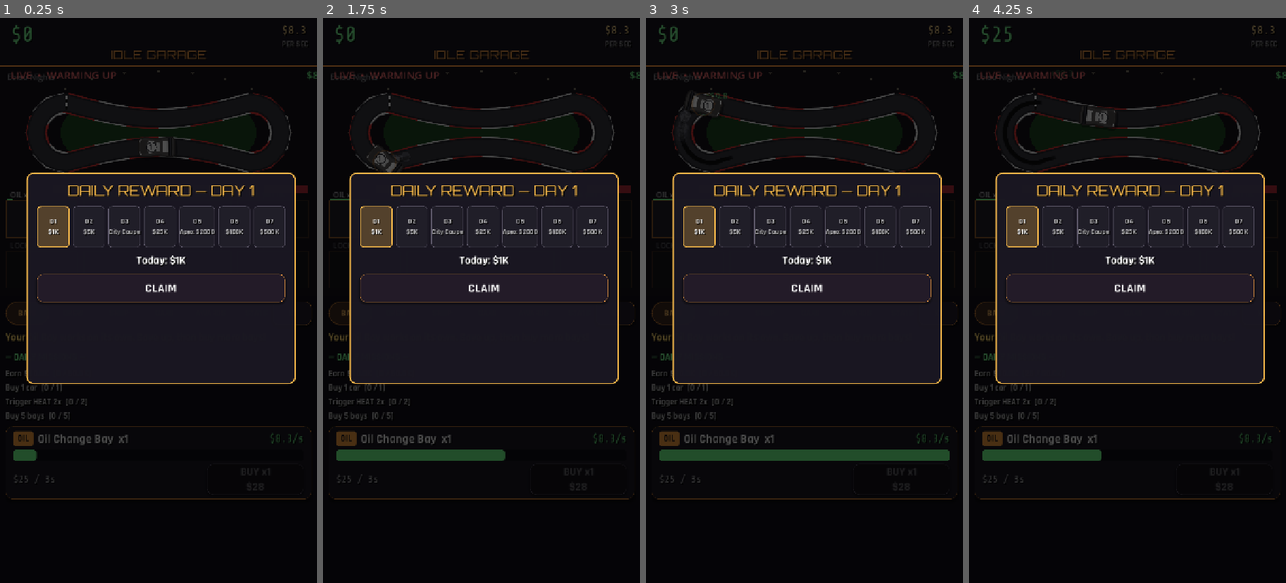
Above: before the commit, frames 1-4 (left to right).
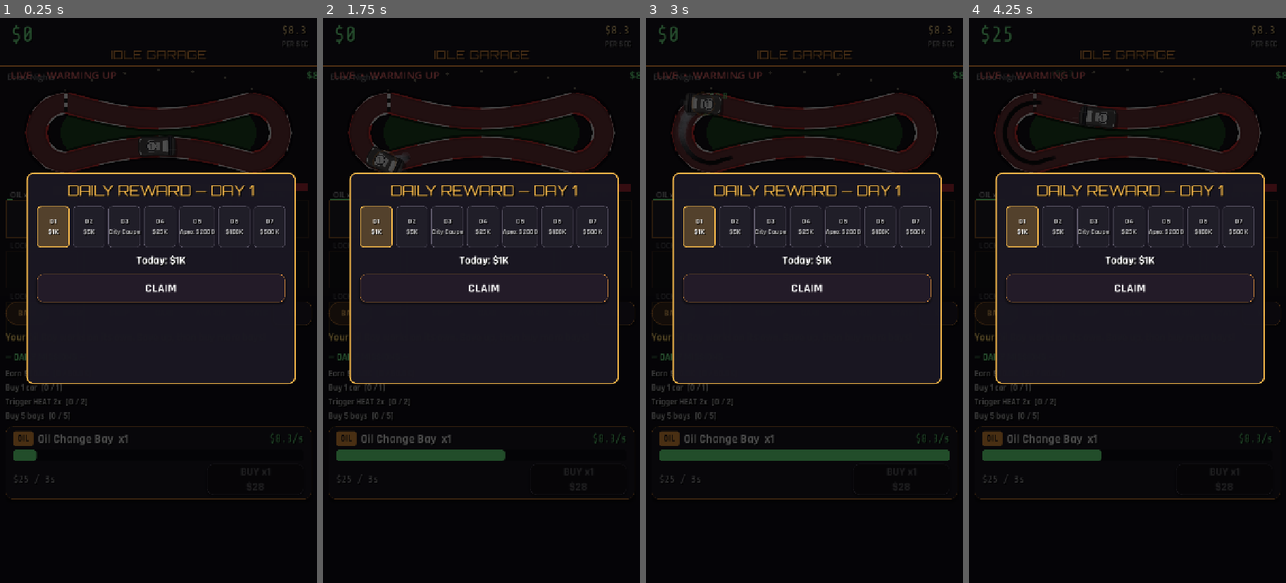
Above: after the commit, the same moments.

Repository: Thefreatbandz/idle-garage
Game: Godot game, scene res://scenes/main.tscn
Same seed, same stepped clock (60 frames per second), same inputs: the game is played once before the commit and once after it.
Inputs:
- Up to frame 1 (0.25 s): no input
- Up to frame 2 (1.75 s): click "BAYS" at 0.5 s; click "CREW" at 1.25 s
- Up to frame 3 (3 s): click "SHOP" at 2 s; click "CARS" at 2.75 s
- Up to frame 4 (4.25 s): click "AWARDS" at 3.5 s

The runs differ from the first frame. In frame 1, 0.6% of the frame differs, in the area x 3-98%, y 9-50%; in frame 2, 0.7%; in frame 3, 0.6%; in frame 4, 0.6%.

Commit message:
v12: scroll freeze fix, better track visuals, drift trails, save reset

Diff:
--- a/scripts/main.gd
+++ b/scripts/main.gd
@@ -498,8 +498,11 @@
 	check_achievements()
 	_save()
 
+const SAVE_VERSION := 12  # bump to wipe saves (fresh start on major versions)
+
 func _save() -> void:
 	var d := {
+		"v": SAVE_VERSION,
 		"cash": cash, "lifetime": lifetime, "total": total_earned,
 		"owned": owned, "mechanics": mechanics, "upgrades": upgrades_bought,
 		"stars": stars, "prestige_count": prestige_count, "empire_points": empire_points, "empire_count": empire_count, "heat_triggers": heat_triggers,
@@ -523,6 +526,11 @@
 	if not f:
 		return
 	var d: Dictionary = f.get_var()
+	# version check — old saves wiped on major versions (fresh start)
+	if int(d.get("v", 0)) < SAVE_VERSION:
+		f.close()
+		DirAccess.remove_absolute(SAVE_PATH)
+		return
 	f.close()
 	cash = float(d.get("cash", 0.0))
 	lifetime = float(d.get("lifetime", 0.0))
--- a/scripts/race_preview.gd
+++ b/scripts/race_preview.gd
@@ -18,11 +18,12 @@
 var _cars := []  # per generator: {mode, track_t, speed, color, bay_t, service_t, pos}
 var _smokes := []
 var _skids := []  # persistent skid marks: {pos, angle, life}
+var _trails := []  # drift trails: {pos, life, max, col}
 var _coins := []  # {pos, life}
 var _floats := []  # {pos, life, max, text}
 var _time := 0.0
 
-const BAY_NAMES := ["OIL", "TIRE", "PAINT", "TUNE", "ENGINE", "DRIFT", "SHINE", "DYNO"]
+const BAY_NAMES := ["OIL", "TIRE", "PAINT", "TUNE", "ENGINE", "DRIFT", "SHINE", "DYNO", "AERO", "LAB"]
 
 # car modes
 const M_TRACK := 0
@@ -41,7 +42,7 @@
 			_car_tex.append(load(path))
 		else:
 			_car_tex.append(null)
-	for i in range(8):
+	for i in range(10):
 		_cars.append({
 			"mode": M_TRACK, "track_t": randf(),
 			"speed": 0.10 + randf() * 0.04,
@@ -95,7 +96,7 @@
 		var want_shape: int = _track_shape_idx()
 		if want_shape != _track_shape:
 			_build_track(want_shape)
-	for i in range(8):
+	for i in range(10):
 		var c: Dictionary = _cars[i]
 		var owned := int(game.owned[i]) if game else 0
 		if owned <= 0:
@@ -175,6 +176,9 @@
 	for sk in _skids:
 		sk["life"] = float(sk["life"]) - dt
 	_skids = _skids.filter(func(sk): return float(sk["life"]) > 0.0)
+	for tr in _trails:
+		tr["life"] = float(tr["life"]) - dt
+	_trails = _trails.filter(func(tr): return float(tr["life"]) > 0.0)
 	for cn in _coins:
 		cn["life"] = float(cn["life"]) - dt
 		cn["pos"] = (cn["pos"] as Vector2) + Vector2(randf_range(-20, 20), -40) * dt
@@ -195,6 +199,12 @@
 	if _skids.size() > 120:
 		_skids = _skids.slice(_skids.size() - 120)
 
+func _spawn_drift_trail(p: Vector2, col: Color) -> void:
+	# colored drift trail (neon-noir style)
+	_trails.append({"pos": p, "life": 1.2, "max": 1.2, "col": col})
+	if _trails.size() > 80:
+		_trails = _trails.slice(_trails.size() - 80)
+
 func _spawn_spark(p: Vector2) -> void:
 	_smokes.append({"pos": p + Vector2(randf_range(-14, 14), randf_range(-8, 8)), "life": 0.4, "max": 0.4, "size": randf_range(3, 5)})
 
@@ -210,7 +220,7 @@
 func _owned_count() -> int:
 	var n := 0
 	if game:
-		for i in range(8):
+		for i in range(10):
 			if int(game.owned[i]) > 0:
 				n += 1
 	return n
@@ -451,80 +461,82 @@
 
 func _draw_scenery(shape: int) -> void:
 	match shape:
-		0:  # Ebisu Nights — crowd dots + banners
+		0:  # Ebisu Nights — bouncing crowd + waving banners
 			for i in range(24):
 				var a := float(i) / 24 * TAU
-				var p := Vector2(_cx + 300 * cos(a), _cy + 140 * sin(a))
+				var bounce := sin(_time * 8.0 + float(i) * 0.8) * 3.0
+				var p := Vector2(_cx + 300 * cos(a), _cy + 140 * sin(a) + bounce)
 				draw_circle(p, 3.0, Color(0.9, 0.85, 0.7, 0.5))
-			# banners
+			# waving banners
 			for i in range(4):
 				var bx := 120.0 + i * 160.0
-				draw_rect(Rect2(bx, 268, 100, 18), Color(0.85, 0.2, 0.25, 0.8))
-		1:  # Meihan Wall — concrete barriers on long straight
-			for i in range(8):
+				var wave := sin(_time * 5.0 + float(i) * 1.2) * 4.0
+				draw_rect(Rect2(bx, 268 + wave, 100, 18), Color(0.85, 0.2, 0.25, 0.8))
+		1:  # Meihan Wall — concrete barriers (static, solid)
+			for i in range(10):
 				var x := 100.0 + i * 65.0
 				draw_rect(Rect2(x, 52, 55, 14), Color(0.55, 0.55, 0.58))
 				draw_rect(Rect2(x, 52, 55, 4), Color(0.9, 0.75, 0.2))
-		2:  # Nikko Tech — countryside trees
+		2:  # Nikko Tech — swaying trees
 			for i in range(16):
 				var tx := 40.0 + fposmod(i * 137.0, 640.0)
 				var ty := 30.0 + fposmod(i * 89.0, 240.0)
-				# skip if too close to track center
 				if Vector2(tx - _cx, ty - _cy).length() < 120.0:
 					continue
-				draw_circle(Vector2(tx, ty), 10.0, Color(0.15, 0.35, 0.18))
-				draw_circle(Vector2(tx - 3, ty - 3), 5.0, Color(0.20, 0.45, 0.22))
-		3:  # Long Beach — buildings + palms
+				var sway := sin(_time * 2.5 + float(i)) * 3.0
+				draw_circle(Vector2(tx + sway, ty), 10.0, Color(0.15, 0.35, 0.18))
+				draw_circle(Vector2(tx - 3 + sway, ty - 3), 5.0, Color(0.20, 0.45, 0.22))
+		3:  # Long Beach — buildings with twinkling windows + swaying palms
 			for i in range(5):
 				var bx := 60.0 + i * 130.0
 				draw_rect(Rect2(bx, 20, 80, 50), Color(0.22, 0.24, 0.30))
-				draw_rect(Rect2(bx + 10, 30, 60, 8), Color(0.95, 0.85, 0.4, 0.6))
+				var twinkle := 0.4 + 0.3 * sin(_time * 3.0 + float(i) * 2.0)
+				draw_rect(Rect2(bx + 10, 30, 60, 8), Color(0.95, 0.85, 0.4, twinkle))
 			for i in range(6):
 				var px := 80.0 + i * 110.0
-				draw_line(Vector2(px, 250), Vector2(px, 230), Color(0.4, 0.3, 0.2), 4.0)
-				draw_circle(Vector2(px, 225), 12.0, Color(0.18, 0.45, 0.20))
-		4:  # Irwindale — night stadium spotlights + grandstand
+				var sway := sin(_time * 2.0 + float(i) * 1.5) * 4.0
+				draw_line(Vector2(px, 250), Vector2(px + sway, 230), Color(0.4, 0.3, 0.2), 4.0)
+				draw_circle(Vector2(px + sway, 225), 12.0, Color(0.18, 0.45, 0.20))
+		4:  # Irwindale — sweeping spotlights + bouncing crowd
 			for i in range(4):
 				var sx := 100.0 + i * 170.0
-				# spotlight cone
+				var sweep := sin(_time * 1.5 + float(i) * 1.8) * 50.0
 				var cone := PackedVector2Array([
-					Vector2(sx, 10), Vector2(sx - 40, 120), Vector2(sx + 40, 120)
+					Vector2(sx, 10), Vector2(sx - 40 + sweep, 120), Vector2(sx + 40 + sweep, 120)
 				])
 				draw_colored_polygon(cone, Color(1, 1, 0.9, 0.08))
 				draw_circle(Vector2(sx, 10), 6.0, Color(1, 1, 0.9, 0.9))
-			# grandstand
 			draw_rect(Rect2(80, 270, 560, 24), Color(0.18, 0.18, 0.22))
 			for i in range(28):
 				var gx := 90.0 + i * 20.0
-				draw_circle(Vector2(gx, 282), 3.0, Color(0.9, 0.85, 0.7, 0.6))
-		5:  # Fuji — Mt. Fuji silhouette + speed vibe
-			# mountain
+				var bounce := sin(_time * 7.0 + float(i) * 0.9) * 2.5
+				draw_circle(Vector2(gx, 282 + bounce), 3.0, Color(0.9, 0.85, 0.7, 0.6))
+		5:  # Fuji — Mt. Fuji + animated speed lines
 			var mtn := PackedVector2Array([
 				Vector2(480, 60), Vector2(580, 10), Vector2(680, 60)
 			])
 			draw_colored_polygon(mtn, Color(0.25, 0.28, 0.35))
 			draw_circle(Vector2(580, 18), 12.0, Color(0.9, 0.9, 0.95, 0.8))
-			# speed lines on straight
 			for i in range(6):
-				var lx := 120.0 + i * 90.0
+				var lx := 120.0 + i * 90.0 + fposmod(_time * 120.0, 90.0)
 				draw_line(Vector2(lx, 40), Vector2(lx + 40, 40), Color(1, 1, 1, 0.15), 2.0)
-		6:  # Suzuka East — flowing hills + Ferris wheel hint
+		6:  # Suzuka East — swaying hills + spinning Ferris wheel
 			for i in range(10):
 				var hx := 60.0 + i * 65.0
 				var hy := 25.0 + 10.0 * sin(i * 1.3)
 				draw_circle(Vector2(hx, hy), 18.0, Color(0.16, 0.32, 0.18))
-			# Ferris wheel
+			var spin := _time * 0.8
 			draw_arc(Vector2(620, 60), 28.0, 0, TAU, 24, Color(0.9, 0.5, 0.6, 0.5), 3.0)
-			for i in range(8):
-				var a := float(i) / 8 * TAU
+			for i in range(10):
+				var a := float(i) / 8 * TAU + spin
 				draw_circle(Vector2(620, 60) + Vector2(cos(a), sin(a)) * 28.0, 4.0, Color(0.9, 0.5, 0.6, 0.6))
-		7:  # Monza — Italian flags + historic banking
+		7:  # Monza — waving Italian flags
 			for i in range(3):
 				var fx := 150.0 + i * 200.0
-				draw_rect(Rect2(fx, 15, 14, 30), Color(0.2, 0.6, 0.3))
-				draw_rect(Rect2(fx + 14, 15, 14, 30), Color(0.95, 0.95, 0.95))
-				draw_rect(Rect2(fx + 28, 15, 14, 30), Color(0.8, 0.2, 0.2))
-			# old banking hint
+				var wave := sin(_time * 6.0 + float(i) * 2.0) * 3.0
+				draw_rect(Rect2(fx, 15 + wave, 14, 30), Color(0.2, 0.6, 0.3))
+				draw_rect(Rect2(fx + 14, 15 + wave, 14, 30), Color(0.95, 0.95, 0.95))
+				draw_rect(Rect2(fx + 28, 15 + wave, 14, 30), Color(0.8, 0.2, 0.2))
 			draw_arc(Vector2(_cx, _cy), 150.0, 0, TAU, 48, Color(0.6, 0.55, 0.5, 0.25), 8.0)
 
 func _draw() -> void:
@@ -543,24 +555,31 @@
 	for i in range(n):
 		inner.append(pts[i] * 0.80 + Vector2(_cx * 0.20, _cy * 0.20))
 	draw_colored_polygon(inner, Color(0.12, 0.28, 0.14))
-	# track: curb, then asphalt with theme colors
+	# track: layered halo (outer glow for depth), curb, then asphalt
 	var step := maxi(1, n / 36)
+	var loop := pts + PackedVector2Array([pts[0]])
+	# outer halo — soft glow under everything
+	draw_polyline(loop, Color(0, 0, 0, 0.5), 58.0, true)
+	# curb with rounded alternating segments
 	for i in range(0, n, step * 2):
 		var seg := PackedVector2Array([pts[i], pts[(i + step) % n], pts[(i + step * 2) % n]])
 		var curb_col: Color = theme["curb_a"] if (i / (step * 2)) % 2 == 0 else theme["curb_b"]
-		draw_polyline(seg, curb_col, 46.0, true)
-	# close the loop for asphalt
-	var loop := pts + PackedVector2Array([pts[0]])
-	draw_polyline(loop, theme["asphalt"], 40.0, true)
-	draw_polyline(loop, theme["asphalt_hi"], 32.0, true)
+		draw_polyline(seg, curb_col, 48.0, true)
+	# asphalt
+	draw_polyline(loop, theme["asphalt"], 42.0, true)
+	draw_polyline(loop, theme["asphalt_hi"], 34.0, true)
+	# neon edge line (thin bright line on track edge)
+	var edge_col: Color = theme["curb_a"]
+	draw_polyline(loop, Color(edge_col.r, edge_col.g, edge_col.b, 0.35), 44.0, true)
 	# theme glow under track
 	if (theme["glow"] as Color).a > 0:
-		draw_polyline(pts, theme["glow"], 52.0, true)
-	# checkered start/finish line
+		draw_polyline(pts, theme["glow"], 54.0, true)
+	# checkered start/finish line (animated pulse)
 	var sf := _track_pos(0.0)
+	var sf_pulse := 0.85 + 0.15 * sin(_time * 4.0)
 	for k in range(4):
-		var ck := Color(1, 1, 1) if k % 2 == 0 else Color(0.1, 0.1, 0.1)
-		draw_rect(Rect2(sf + Vector2(-3, -16 + k * 8), Vector2(6, 8)), ck)
+		var ck := Color(1, 1, 1, sf_pulse) if k % 2 == 0 else Color(0.1, 0.1, 0.1, sf_pulse)
+		draw_rect(Rect2(sf + Vector2(-4, -20 + k * 10), Vector2(8, 10)), ck)
 	# theme label
 	draw_string(ThemeDB.fallback_font, Vector2(16, 30), theme["name"],
 		HORIZONTAL_ALIGNMENT_LEFT, -1, 18, Color(1, 1, 1, 0.5))
@@ -570,7 +589,7 @@
 		draw_rect(Rect2(0, 0, w, size.y), Color(1.0, 0.45, 0.10, pulse))
 	# bays
 	if game:
-		for i in range(8):
+		for i in range(10):
 			var bp := _bay_pos(i)
 			var owned := int(game.owned[i])
 			var g: Dictionary = Economy.GENERATORS[i]
@@ -600,6 +619,12 @@
 		var dir := Vector2(cos(float(sk["angle"])), sin(float(sk["angle"])))
 		var pp: Vector2 = sk["pos"]
 		draw_line(pp - dir * 14.0, pp + dir * 14.0, Color(0.05, 0.05, 0.06, sa * 0.55), 7.0, true)
+	# drift trails (neon glow, over skids)
+	for tr in _trails:
+		var ta: float = float(tr["life"]) / float(tr["max"])
+		var tc: Color = tr["col"]
+		var tp: Vector2 = tr["pos"]
+		draw_circle(tp, 10.0 * ta + 4.0, Color(tc.r, tc.g, tc.b, ta * 0.30))
 	# smoke/sparks
 	for s in _smokes:
 		var a: float = float(s["life"]) / float(s["max"])
@@ -615,13 +640,14 @@
 			HORIZONTAL_ALIGNMENT_CENTER, 120, 20, Color(0.45, 1.0, 0.55, fa))
 	# cars
 	if game:
-		for i in range(8):
+		for i in range(10):
 			if int(game.owned[i]) <= 0:
 				continue
 			var c: Dictionary = _cars[i]
 			var drifting := int(c["mode"]) == M_TRACK and _in_drift_zone(float(c["track_t"]))
 			if drifting:
 				_spawn_skid(c["pos"], float(c["angle"]))
+				_spawn_drift_trail(c["pos"], _car_color(i))
 			var mv := _car_move(i)
 			var extra_yaw := 0.0
 			if drifting:
@@ -654,28 +680,49 @@
 
 func _draw_car(p: Vector2, angle: float, drifting: bool, col: Color, livery: String, rarity: String, car_idx: int) -> void:
 	var yaw := angle
+	# suspension bounce (subtle)
+	var bounce := sin(_time * 18.0 + float(car_idx) * 1.7) * 1.5
+	var bp := p + Vector2(0, bounce)
+	# drift tilt — car slides sideways when drifting
+	var drift_angle := 0.0
+	if drifting:
+		drift_angle = sin(_time * 6.0 + float(car_idx)) * 0.25
+	yaw += drift_angle
 	# sprite (Kenney, faces up) — rotate so its nose follows travel dir
 	var tex: Texture2D = _car_tex[car_idx] if car_idx < _car_tex.size() else null
 	if tex != null:
 		# drop shadow for depth
-		draw_set_transform(p + Vector2(4, 6), yaw + PI * 0.5, Vector2(0.65, 0.65))
+		draw_set_transform(bp + Vector2(4, 6), yaw + PI * 0.5, Vector2(0.65, 0.65))
 		draw_texture(tex, -tex.get_size() * 0.5, Color(0, 0, 0, 0.35))
 		# car body (bigger so spoilers/details read)
-		draw_set_transform(p, yaw + PI * 0.5, Vector2(0.65, 0.65))
+		draw_set_transform(bp, yaw + PI * 0.5, Vector2(0.65, 0.65))
 		draw_texture(tex, -tex.get_size() * 0.5)
 		draw_set_transform(Vector2.ZERO, 0.0, Vector2.ONE)
 		# SPOILER overlay — dark wing at the rear (makes it pop)
 		var dir := Vector2(cos(yaw), sin(yaw))
 		var perp := Vector2(-dir.y, dir.x)
-		var rear := p - dir * 30.0
+		var rear := bp - dir * 30.0
 		draw_line(rear - perp * 20.0, rear + perp * 20.0, Color(0.08, 0.08, 0.10, 0.95), 8.0, true)
 		draw_line(rear - perp * 20.0, rear + perp * 20.0, Color(0.25, 0.25, 0.30, 0.9), 3.0, true)
 		# DECAL — racing number roundel on the hood
-		var hood := p + dir * 12.0
+		var hood := bp + dir * 12.0
 		draw_circle(hood, 11.0, Color(1, 1, 1, 0.92))
 		draw_arc(hood, 11.0, 0, TAU, 16, Color(0.15, 0.15, 0.18, 0.9), 2.0)
 		draw_string(ThemeDB.fallback_font, hood + Vector2(-7, 6), str((car_idx % 9) + 1),
 			HORIZONTAL_ALIGNMENT_LEFT, -1, 16, Color(0.12, 0.12, 0.15))
+		# EXHAUST — smoke puffs when drifting, flames on boost
+		var exhaust := bp - dir * 34.0
+		if drifting:
+			for i in range(3):
+				var off := Vector2(randf_range(-8, 8), randf_range(-8, 8))
+				var age := fposmod(_time * 2.0 + float(i) * 0.33 + float(car_idx), 1.0)
+				var sp := exhaust - dir * age * 24.0 + off * age
+				draw_circle(sp, 4.0 + age * 6.0, Color(0.7, 0.7, 0.72, 0.35 * (1.0 - age)))
+		# SPEED LINES — when moving fast
+		if not drifting:
+			for i in range(2):
+				var lp := bp - dir * (44.0 + float(i) * 14.0) + perp * (float(i) * 16.0 - 8.0)
+				draw_line(lp, lp + dir * 18.0, Color(1, 1, 1, 0.18), 2.0)
 	else:
 		# procedural fallback
 		var dir := Vector2(cos(yaw), sin(yaw))
@@ -683,15 +730,18 @@
 		var l := 26.0
 		var wd := 13.0
 		var body := PackedVector2Array([
-			p + dir * l - perp * wd, p + dir * l + perp * wd,
-			p - dir * l + perp * wd, p - dir * l - perp * wd,
+			bp + dir * l - perp * wd, bp + dir * l + perp * wd,
+			bp - dir * l + perp * wd, bp - dir * l - perp * wd,
 		])
 		draw_colored_polygon(body, col)
-	# rarity glow ring
+	# rarity glow ring (pulsing for mythic)
 	var rcol: Color = Economy.RARITY_COLORS.get(rarity, Color(1, 1, 1, 0.3))
-	if rarity == "legendary":
-		draw_arc(p, 34.0, 0, TAU, 20, Color(rcol.r, rcol.g, rcol.b, 0.6), 3.0)
+	if rarity == "mythic":
+		var pulse := 0.5 + 0.3 * sin(_time * 4.0)
+		draw_arc(bp, 36.0, 0, TAU, 24, Color(rcol.r, rcol.g, rcol.b, pulse), 3.0)
+	elif rarity == "legendary":
+		draw_arc(bp, 34.0, 0, TAU, 20, Color(rcol.r, rcol.g, rcol.b, 0.6), 3.0)
 	elif rarity == "exotic":
-		draw_arc(p, 32.0, 0, TAU, 20, Color(rcol.r, rcol.g, rcol.b, 0.4), 2.0)
+		draw_arc(bp, 32.0, 0, TAU, 20, Color(rcol.r, rcol.g, rcol.b, 0.4), 2.0)
 	if drifting:
-		draw_arc(p, 26.0, 0, TAU, 16, Color(1.0, 0.6, 0.2, 0.25), 3.0)
+		draw_arc(bp, 26.0, 0, TAU, 16, Color(1.0, 0.6, 0.2, 0.25), 3.0)
--- a/scripts/ui.gd
+++ b/scripts/ui.gd
@@ -329,49 +329,62 @@
 var _preview: Control
 var _hint_label: Label
 var _missions_vb: VBoxContainer
+var _power_btns := []  # cached (rebuilding every 0.5s froze scroll)
 
 func _refresh_powers() -> void:
 	if not _powers_vb or not game:
 		return
-	for c in _powers_vb.get_children():
-		c.queue_free()
-	for pi in range(Economy.POWERS.size()):
-		var p: Dictionary = Economy.POWERS[pi]
+	# build once, update states after (no rebuild = no scroll freeze)
+	if _power_btns.is_empty():
+		for pi in range(Economy.POWERS.size()):
+			var p: Dictionary = Economy.POWERS[pi]
+			var card := PanelContainer.new()
+			card.custom_minimum_size = Vector2(672, 96)
+			var sb := StyleBoxFlat.new()
+			sb.bg_color = Color(0.13, 0.11, 0.16, 0.97)
+			sb.border_color = Color(1.0, 0.6, 0.25, 0.55)
+			sb.set_border_width_all(2)
+			sb.set_corner_radius_all(14)
+			sb.content_margin_left = 14
+			sb.content_margin_right = 14
+			sb.content_margin_top = 10
+			sb.content_margin_bottom = 10
+			card.add_theme_stylebox_override("panel", sb)
+			_powers_vb.add_child(card)
+			var vb := VBoxContainer.new()
+			vb.add_theme_constant_override("separation", 4)
+			card.add_child(vb)
+			var nm := _label(String(p["name"]), 22, Vector2(0, 0), FONT_HUD, Color(1.0, 0.6, 0.25))
+			vb.add_child(nm)
+			var ds := _label(String(p["desc"]), 18, Vector2(0, 0), FONT_HUD, Color(0.75, 0.75, 0.78))
+			vb.add_child(ds)
+			var btn := _button("USE", Vector2(0, 0), Vector2(96, 72), 22)
+			remove_child(btn)
+			card.add_child(btn)
+			btn.position = Vector2(560, 12)
+			var idx := pi
+			btn.pressed.connect(func(): game.use_power(idx))
+			_power_btns.append(btn)
+	for pi in range(_power_btns.size()):
+		var btn: Button = _power_btns[pi]
 		var cd: float = game.power_cooldowns[pi]
-		var card := PanelContainer.new()
-		card.custom_minimum_size = Vector2(672, 96)
-		var sb := StyleBoxFlat.new()
-		sb.bg_color = Color(0.13, 0.11, 0.16, 0.97)
-		sb.border_color = Color(1.0, 0.6, 0.25, 0.55)
-		sb.set_border_width_all(2)
-		sb.set_corner_radius_all(14)
-		sb.content_margin_left = 14
-		sb.content_margin_right = 14
-		sb.content_margin_top = 10
-		sb.content_margin_bottom = 10
-		card.add_theme_stylebox_override("panel", sb)
-		_powers_vb.add_child(card)
-		var vb := VBoxContainer.new()
-		vb.add_theme_constant_override("separation", 4)
-		card.add_child(vb)
-		var nm := _label(String(p["name"]), 22, Vector2(0, 0), FONT_HUD, Color(1.0, 0.6, 0.25))
-		vb.add_child(nm)
-		var ds := _label(String(p["desc"]), 18, Vector2(0, 0), FONT_HUD, Color(0.75, 0.75, 0.78))
-		vb.add_child(ds)
-		var btn := _button("USE", Vector2(0, 0), Vector2(96, 72), 22)
-		remove_child(btn)
-		card.add_child(btn)
-		btn.position = Vector2(560, 12)
 		if cd > 0.0:
 			btn.disabled = true
 			btn.text = "%ds" % int(cd)
-		btn.pressed.connect(func(): game.use_power(pi); _refresh_powers())
+		else:
+			btn.disabled = false
+			btn.text = "USE"
+
+var _mission_labels := []  # cached (rebuilding every 0.5s froze scroll)
 
 func _refresh_missions() -> void:
 	if not _missions_vb or not game:
 		return
-	for c in _missions_vb.get_children():
-		c.queue_free()
+	if _mission_labels.is_empty():
+		for i in range(Economy.MISSIONS.size()):
+			var l := _label("", 20, Vector2(0, 0), FONT_HUD, Color(1, 1, 1, 0.75))
+			_missions_vb.add_child(l)
+			_mission_labels.append(l)
 	for i in range(Economy.MISSIONS.size()):
 		var m: Dictionary = Economy.MISSIONS[i]
 		var done: bool = game.missions_done[i]
@@ -379,9 +392,9 @@
 		var target: float = m["target"]
 		var label_text := String(m["label"]) % [BigNum.fmt(target) if String(m["id"]) == "earn" else int(target)]
 		var status := "DONE" if done else "%s / %s" % [BigNum.fmt(prog), BigNum.fmt(target)]
-		var col := Color(0.5, 1.0, 0.6, 0.9) if done else Color(1, 1, 1, 0.75)
-		var l := _label("%s  [%s]" % [label_text, status], 20, Vector2(0, 0), FONT_HUD, col)
-		_missions_vb.add_child(l)
+		var l: Label = _mission_labels[i]
+		l.text = "%s  [%s]" % [label_text, status]
+		l.add_theme_color_override("font_color", Color(0.5, 1.0, 0.6, 0.9) if done else Color(1, 1, 1, 0.75))
 
 func _build_cars_panel() -> void:
 	var p: ScrollContainer = _panels[3]
Not shown, changed: build/web/index.html
Not shown, changed: build/web/index.pck
Not shown, changed: docs/index.html
Not shown, changed: docs/index.pck
